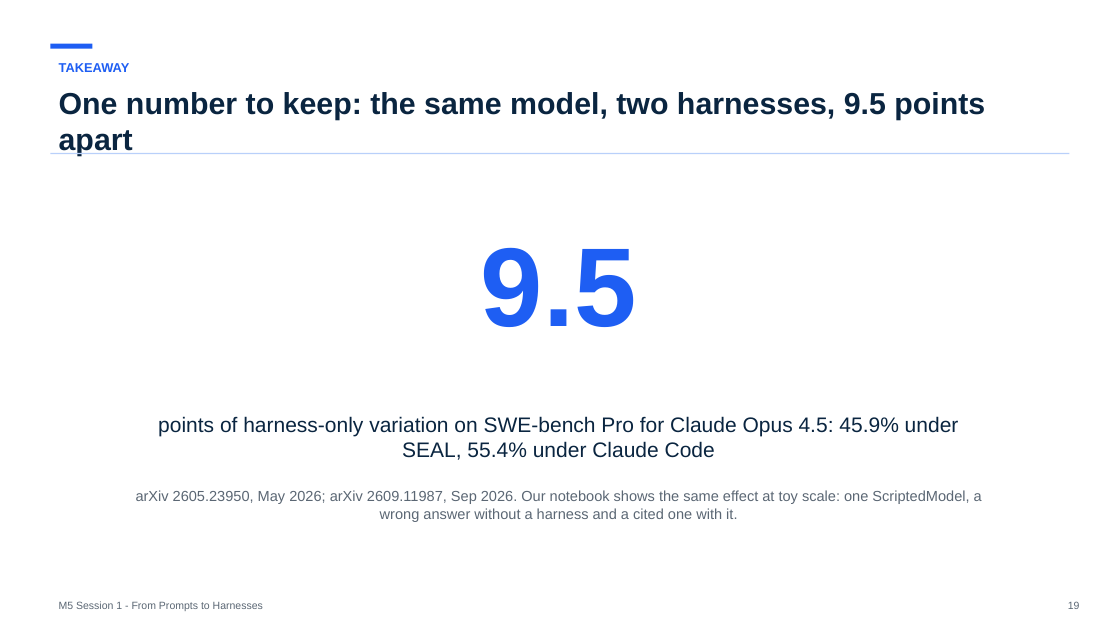
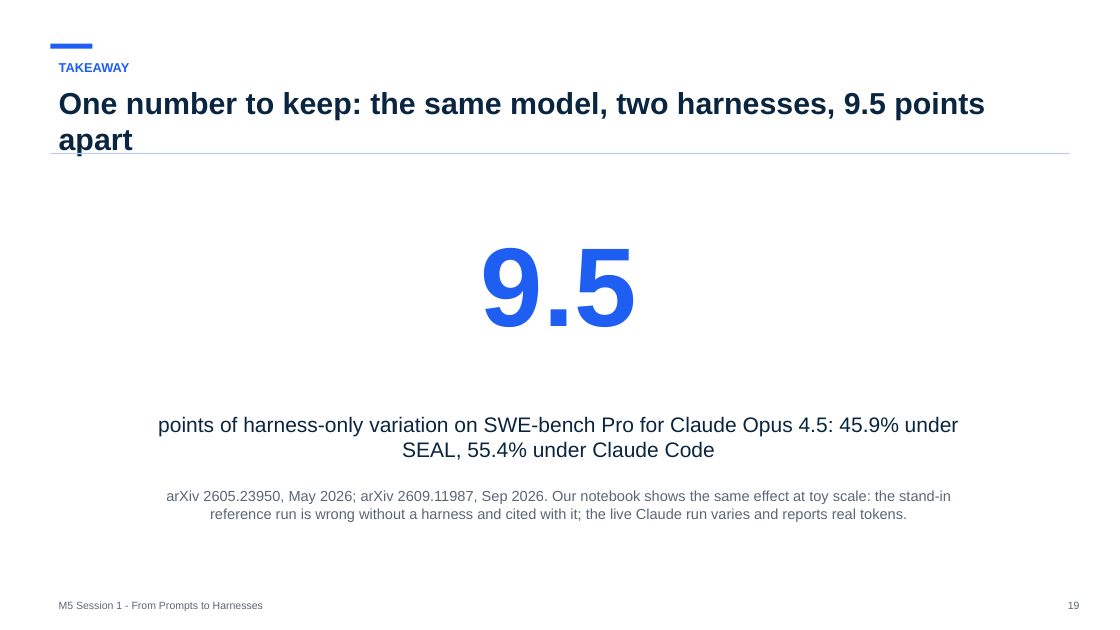
Before and after one commit to maglionejm/fontys-tech-exercises, a slide deck: slide 19 of presentations/m5-session-1-from-prompts-to-harnesses.pptx. Drawn at 1120x630 pixels with LibreOffice and Linux fonts; fonts in the diff are those of the drawing. Boxes give left, top, right and bottom in pixels: in the first picture for what was removed or moved away, otherwise in the second. Text is boxed around its words. In the diff, an @@ line names an element or a change of style, - is before the commit and + after.

```diff
--- a/presentations/m5-session-1-from-prompts-to-harnesses.pptx
+++ b/presentations/m5-session-1-from-prompts-to-harnesses.pptx
@@ text at (166,490,951,522): text changed @@
-arXiv 2605.23950, May 2026; arXiv 2609.11987, Sep 2026. Our notebook shows the same effect at toy scale: one ScriptedModel, a wrong answer without a harness and a cited one with it.
+arXiv 2605.23950, May 2026; arXiv 2609.11987, Sep 2026. Our notebook shows the same effect at toy scale: the stand-in reference run is wrong without a harness and cited with it; the live Claude run varies and reports real tokens.
```
Also in this commit, not shown: 6 other slides changed, 7 other files.
